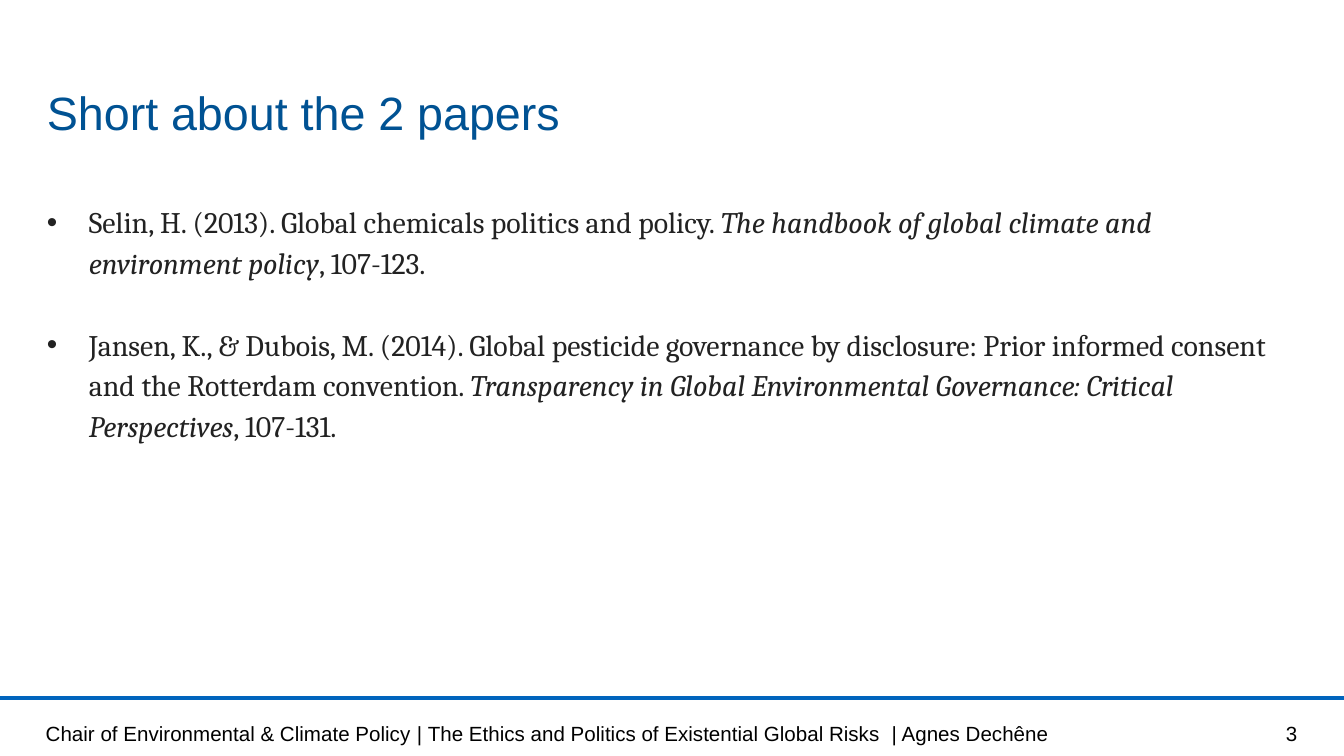
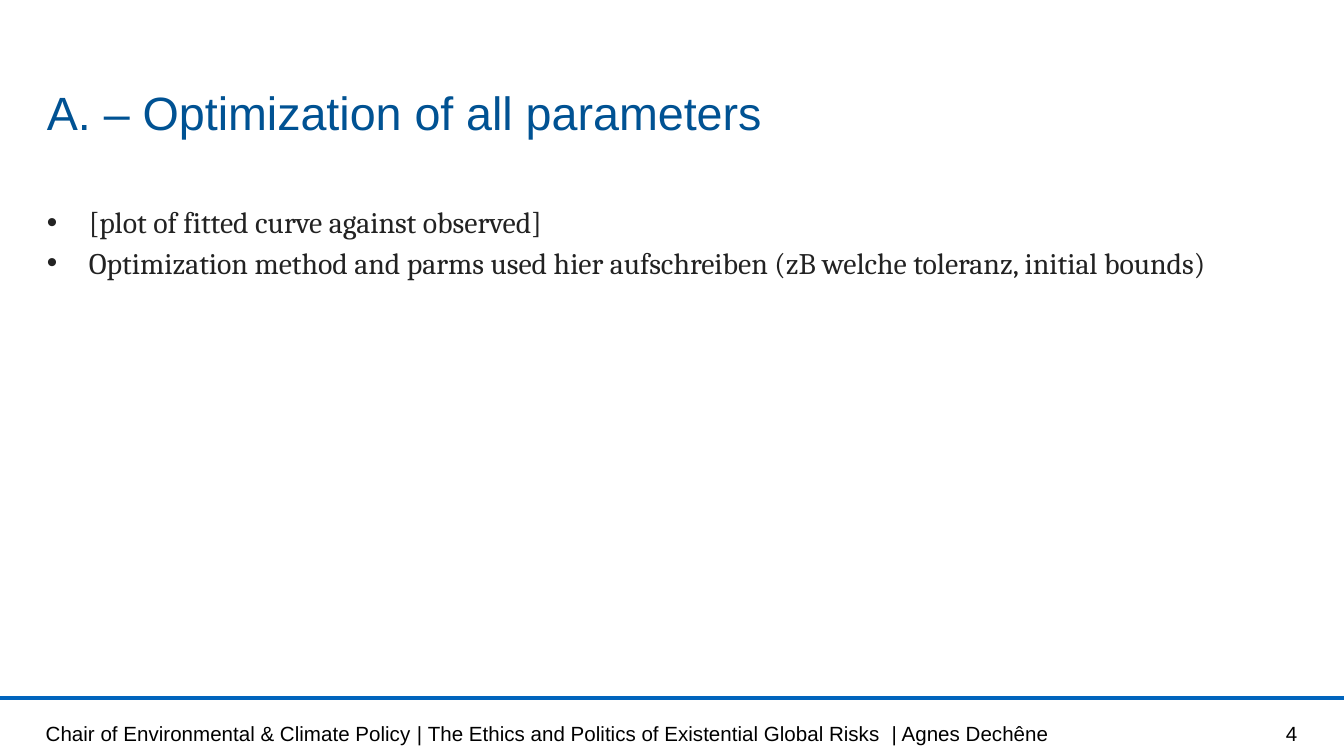
Before and after one commit to lisab00/UncertaintyQuantificationHydrology, a slide deck: slide 4 of MMUQ_task1.pptx (slide 3 before the commit). Drawn at 1344x756 pixels with LibreOffice and Linux fonts; fonts in the diff are those of the drawing; background and template pictures are left out. Boxes give left, top, right and bottom in pixels: in the first picture for what was removed or moved away, otherwise in the second. Text is boxed around its words. In the diff, an @@ line names an element or a change of style, - is before the commit and + after.

```diff
--- a/MMUQ_task1.pptx
+++ b/MMUQ_task1.pptx
@@ title at [47, 96, 762, 140]: text changed @@
-Short about the 2 papers
+A. – Optimization of all parameters
@@ text at [89, 212, 1205, 281]: text changed @@
-• Selin, H. (2013). Global chemicals politics and policy. The handbook of global climate and environment policy, 107-123.
-• Jansen, K., & Dubois, M. (2014). Global pesticide governance by disclosure: Prior informed consent and the Rotterdam convention. Transparency in Global Environmental Governance: Critical Perspectives, 107-131.
+• [plot of fitted curve against observed]
+• Optimization method and parms used hier aufschreiben (zB welche toleranz, initial bounds)
@@ page number at [1286, 727, 1297, 741]: text changed @@
-3
+4
```
Also in this commit, not shown: 3 other slides changed, 2 slides added, 1 slide removed.
